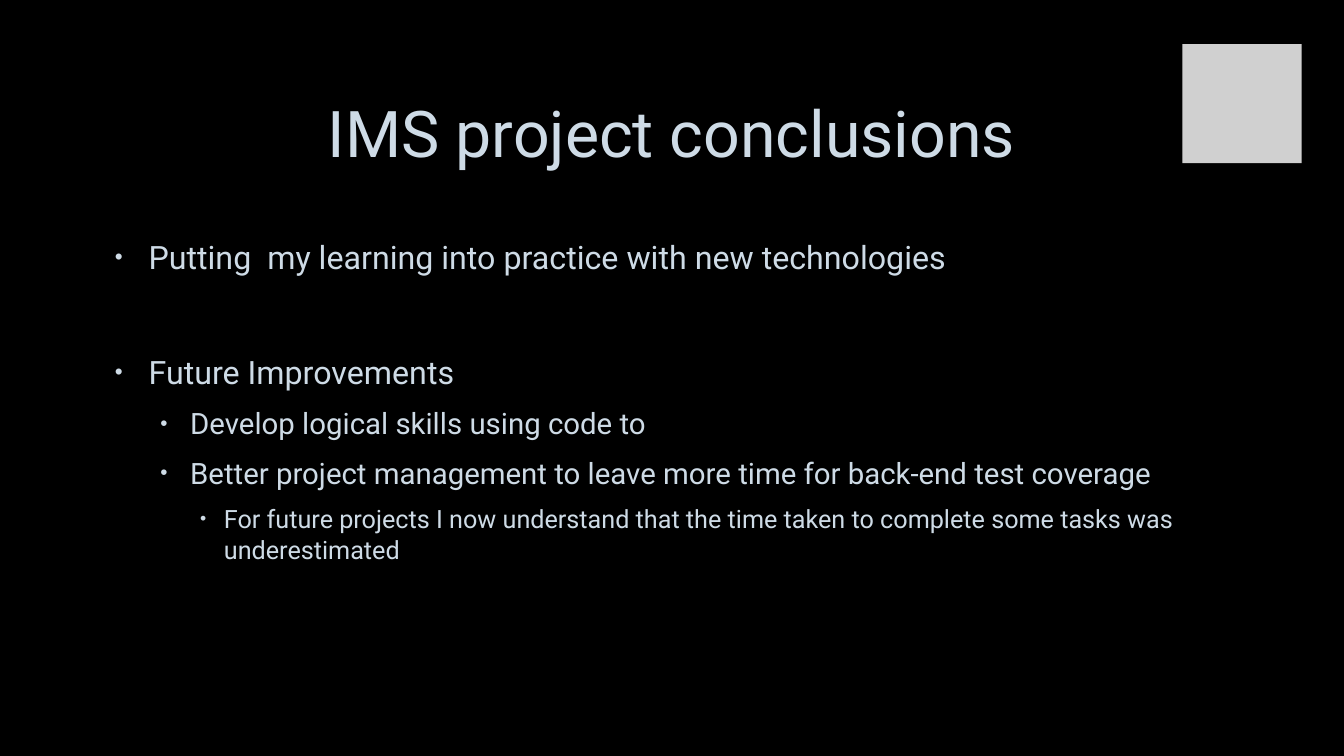
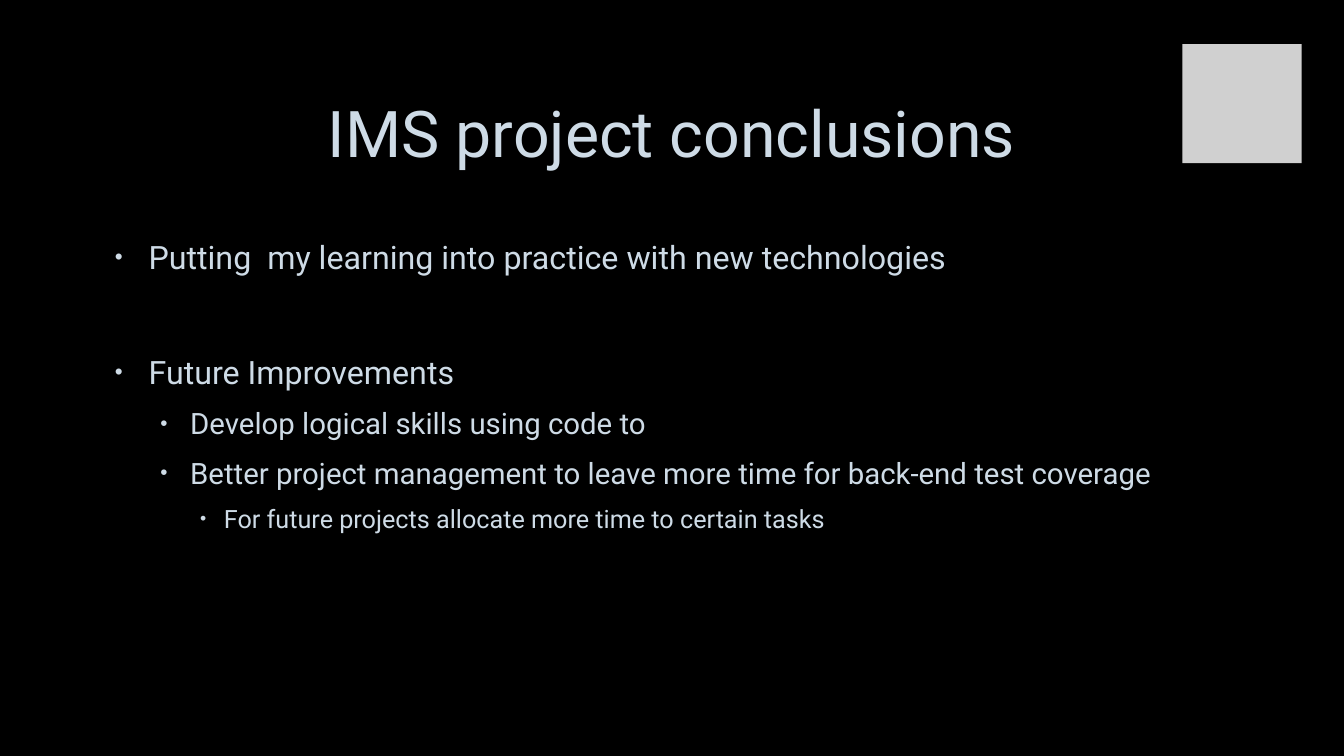
Before and after one commit to mattgarbettQA/ims-demo, a slide deck: slide 9 of Project Documents/Matt_Garbett_IMS.pptx. Drawn at 1344x756 pixels with LibreOffice and Linux fonts; fonts in the diff are those of the drawing; grey boxes stand for pictures; background and template pictures are left out. Boxes give left, top, right and bottom in pixels: in the first picture for what was removed or moved away, otherwise in the second. Text is boxed around its words. In the diff, an @@ line names an element or a change of style, - is before the commit and + after.

Commit message:
powerpoint change

```diff
--- a/Project Documents/Matt_Garbett_IMS.pptx
+++ b/Project Documents/Matt_Garbett_IMS.pptx
@@ text at (224, 509, 825, 534): text changed @@
-    • For future projects I now understand that the time taken to complete some tasks was underestimated
+    • For future projects allocate more time to certain tasks
```
Also in this commit, not shown: 1 other slide changed, 1 other file.
